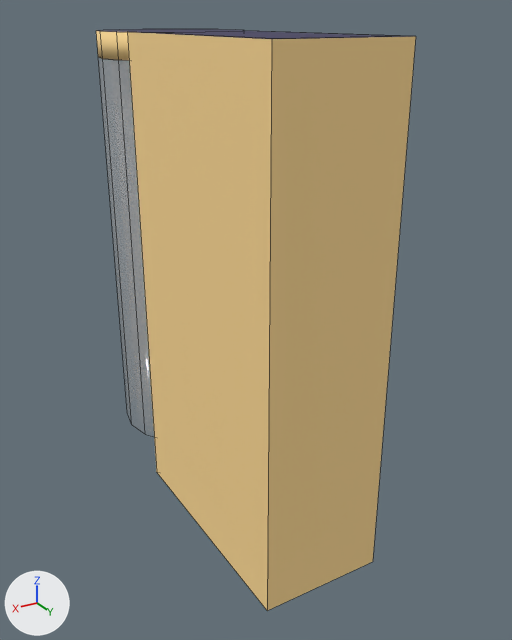
Two versions of the Blender file public/assets/mini-stacker.blend, one commit apart.
Before and after are seen from a camera (50 mm lens) standing at (0.197, -0.342, 0.179) and looking at (-0.012, -0.689, 0.005). Arrows for +X, +Y and +Z are at lower left; the lights stay in place. Mesh edges are drawn as thin lines.

In view in the first picture: 'arm-protection', 'arm-protection-lid', 'base', 'support'.
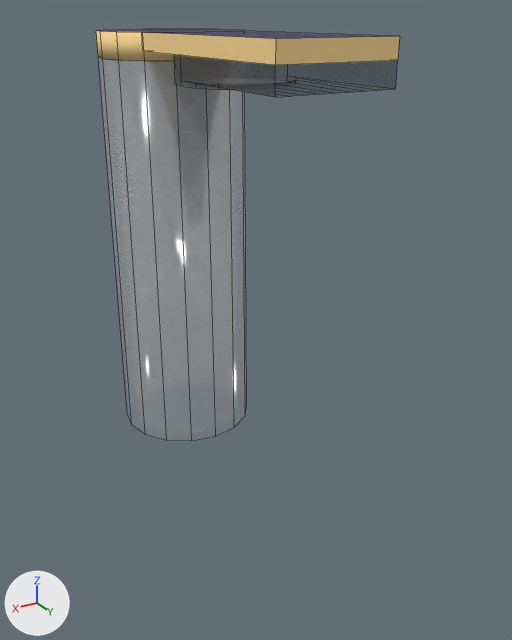
What changed in the scene script:
```text
Change ob_arm_protection:
    add ob_arm_protection.hide_set(True)
```

Changed parts and their boxes [x1, y1, x2, y2] in the pictures (512 x 640 px):
'arm-protection', hidden
    before: [128, 31, 416, 611]
'support', unchanged, uncovered by the edit
    before: [98, 57, 154, 437]
    after: [98, 57, 247, 441]
'arm-protection-lid', unchanged, uncovered by the edit
    before: [150, 31, 391, 39]
    after: [141, 31, 400, 65]
'arm', unchanged, uncovered by the edit
    after: [174, 55, 398, 97]
